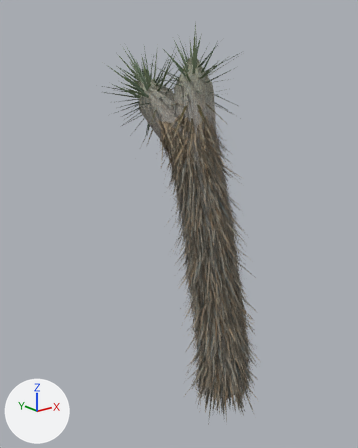
One commit to the glTF model experiment/desert/assets/joshua_a_lod1.glb: the scene before it, then after it.
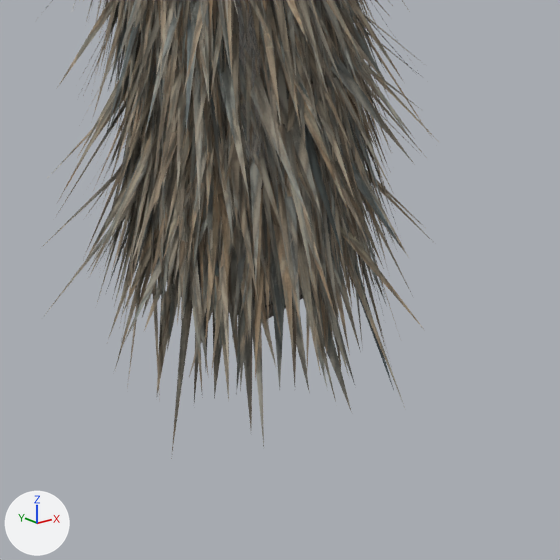
Each version appears first whole from a camera (50 mm lens) standing at (-2.62, -2.65, 2.67) and looking at (-0.16, 0.42, 1.44), and next in a close-up on the part from 48% to 80% of the width and 75% to 100% of the height. The lights are fixed; the arrows at lower left show +X, +Y and +Z. The first two pictures are the older version. Vertices at exactly the same position are counted once.

Before the edit, the objects in view are built like this:
```python
me_joshua_a_lod1 = bpy.data.meshes.new('joshua_a_lod1')
me_joshua_a_lod1.from_pydata(...)  # 23378 vertices, 7905 faces; spans x -0.64..0.37, y -0.34..1.09, z -0.24..2.99
# faces by material slot: [10, 7710, 185]
me_joshua_a_lod1.materials.append(mat_bark)
me_joshua_a_lod1.materials.append(mat_fur)
me_joshua_a_lod1.materials.append(mat_leaf)
ob_joshua_a_lod1 = bpy.data.objects.new('joshua_a_lod1', me_joshua_a_lod1)
ob_joshua_a_lod1.location = (0.0, 0.0, 0.0)
```
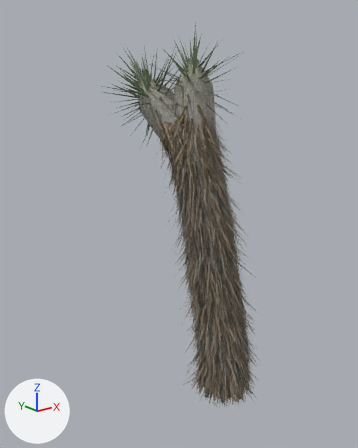
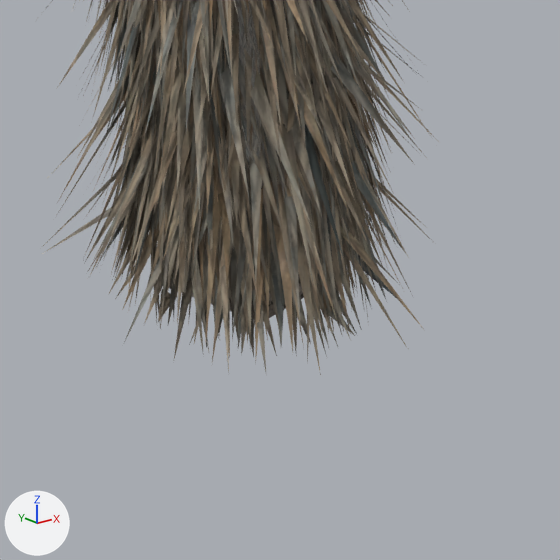
What differs and where, as boxes [x1, y1, x2, y2] in the close-ups (560 x 560 px; the box of a moved part takes in the faces that stretch with it):
'joshua_a_lod1', reshaped: before [37, 0, 440, 459]; after [37, 0, 440, 375]
part 1 of me_joshua_a_lod1, moved or reshaped: before [43, 182, 405, 459]; after [42, 165, 408, 371]

Edits to the bpy script that builds the scene:
```text
Change me_joshua_a_lod1:
    used by ob_joshua_a_lod1; location = (0.0, 0.0, 0.0)
    remove me_joshua_a_lod1.from_pydata(...)  # 23378 vertices, 7905 faces; spans x -0.64..0.37, y -0.34..1.09, z -0.24..2.99
    add me_joshua_a_lod1.from_pydata(...)  # 23378 vertices, 7905 faces; spans x -0.64..0.37, y -0.34..1.09, z 0.0..2.99
    me_joshua_a_lod1 part 1: 182 of the vertices in x -0.27..0.31, y -0.33..0.31, z -0.24..0.0 are scaled about the mesh origin by (1, 1, 0)
```
